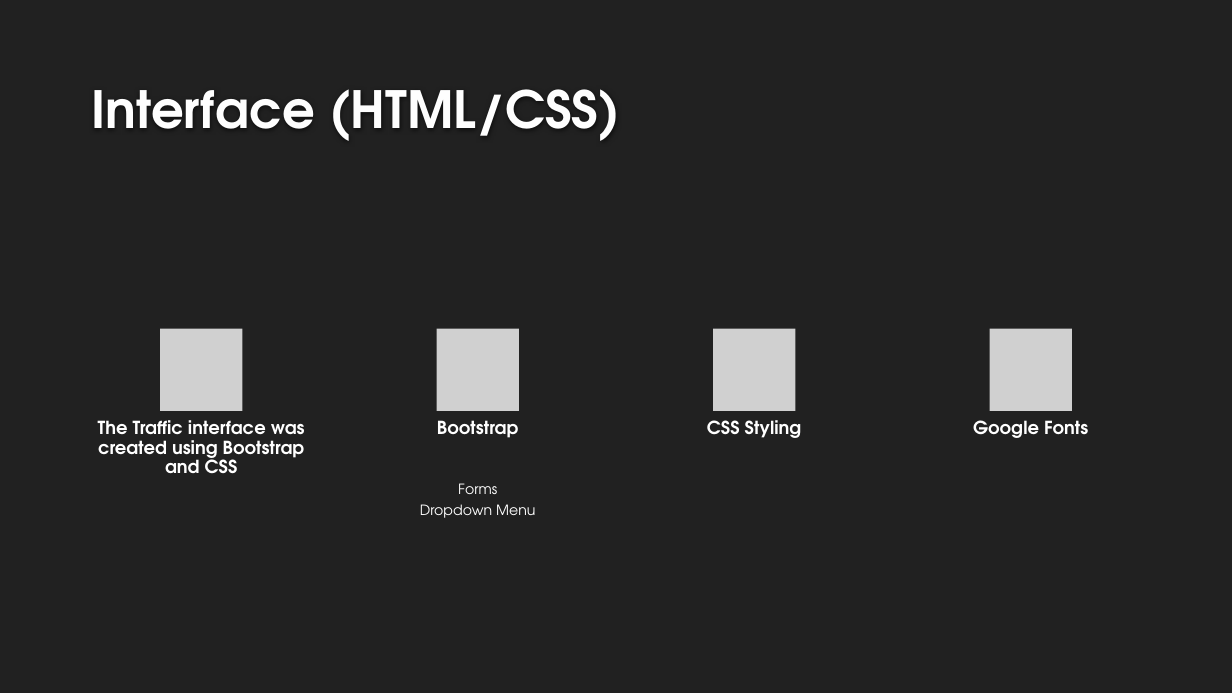
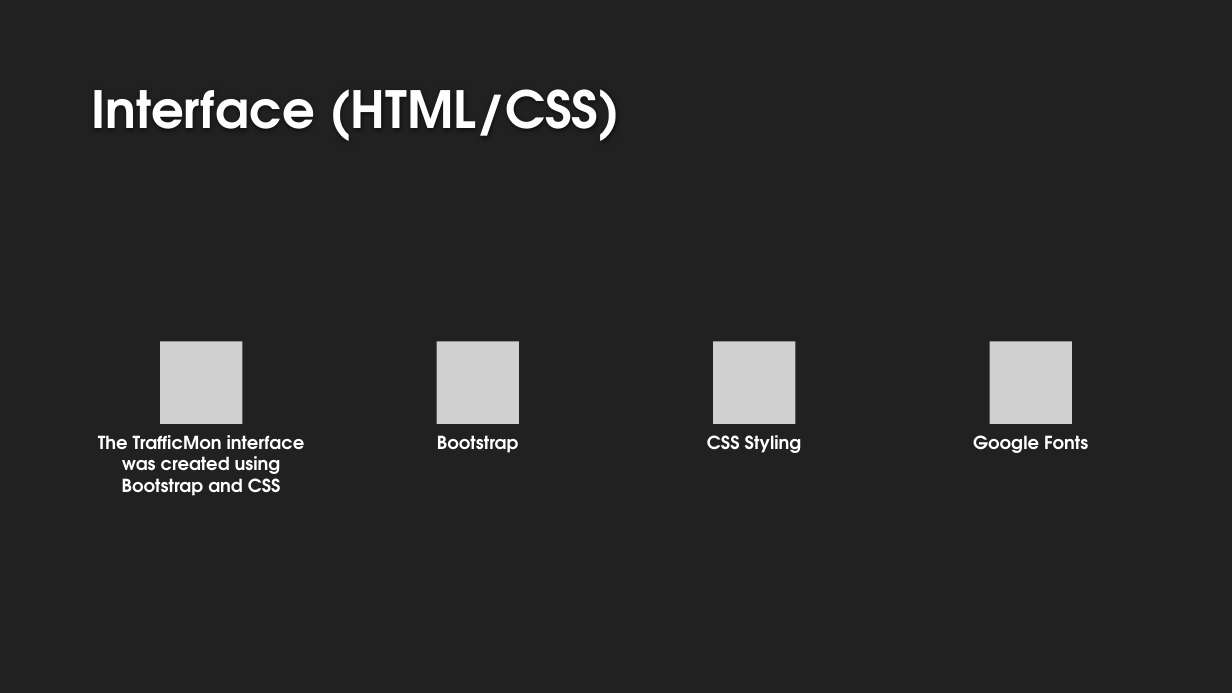
Before and after one commit to nevermindthelabel/project2, a slide deck: slide 4 of Presentation/TrafficMon Presentation.pptx. Drawn at 1232x693 pixels with LibreOffice and Linux fonts; fonts in the diff are those of the drawing; grey boxes stand for pictures; background and template pictures are left out. Boxes give left, top, right and bottom in pixels: in the first picture for what was removed or moved away, otherwise in the second. Text is boxed around its words. In the diff, an @@ line names an element or a change of style, - is before the commit and + after.

```diff
--- a/Presentation/TrafficMon Presentation.pptx
+++ b/Presentation/TrafficMon Presentation.pptx
@@ 4 pictures: place and size @@
-4 pictures at box(160, 329, 1072, 411)
+4 pictures at box(160, 342, 1072, 424)
@@ text at box(98, 435, 305, 496): text changed @@
-The Traffic interface was created using Bootstrap and CSS
+The TrafficMon interface was created using Bootstrap and CSS
@@ text "Bootstrap": place and size @@
-text "Bootstrap" at box(437, 420, 518, 438)
+text "Bootstrap" at box(437, 435, 518, 453)
@@ text "CSS Styling": place and size @@
-text "CSS Styling" at box(707, 420, 802, 438)
+text "CSS Styling" at box(707, 435, 802, 453)
@@ line spacing 0.9 to 1 in 3 elements at box(437, 435, 518, 453), box(707, 435, 802, 453), box(973, 435, 1088, 453) @@
@@ text "Google Fonts": place and size @@
-text "Google Fonts" at box(973, 420, 1088, 438)
+text "Google Fonts" at box(973, 435, 1088, 453)
@@ text removed at box(420, 483, 535, 518) @@
-Forms
-Dropdown Menu
```
Also in this commit, not shown: 4 other slides changed.
